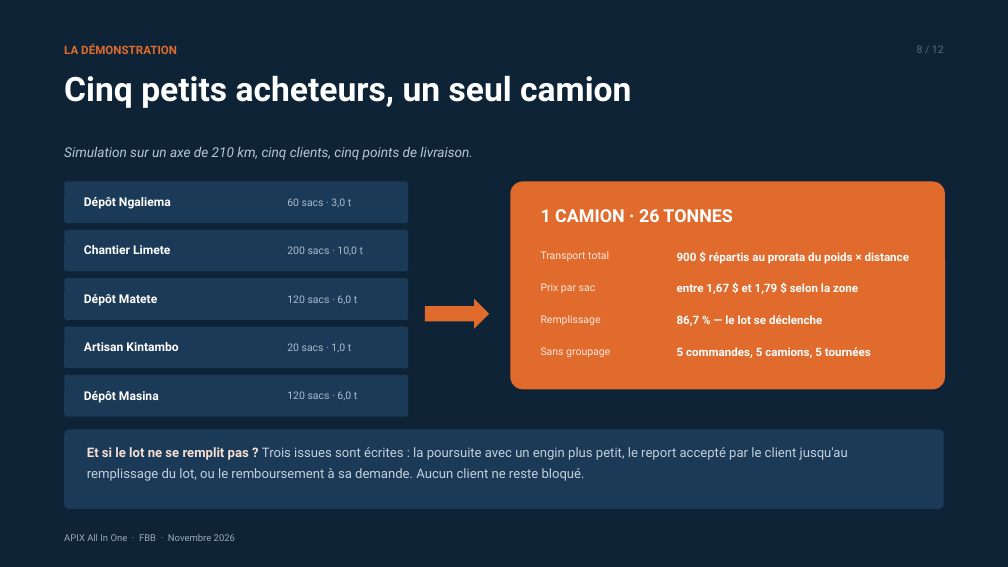
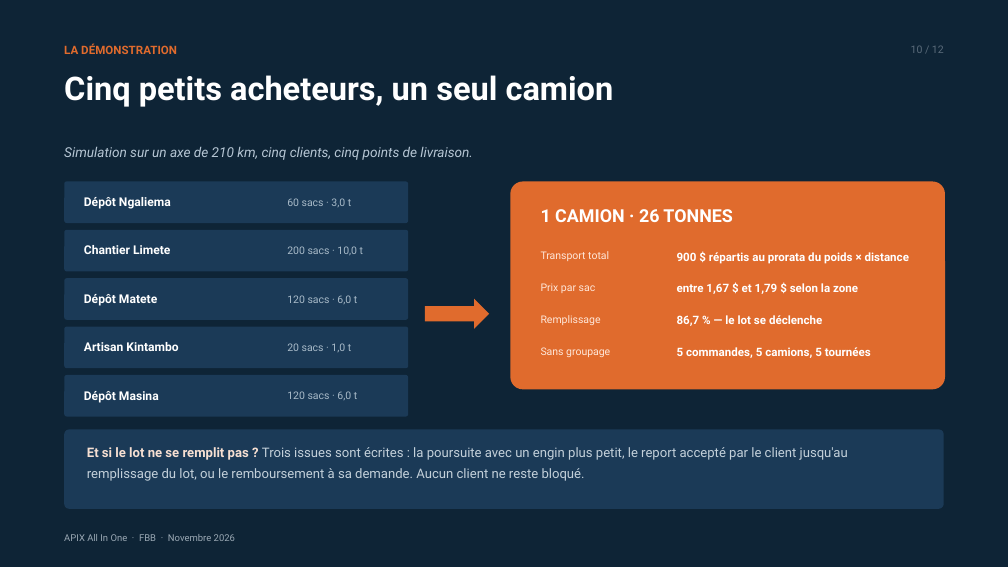
Before and after one commit to dilevembamu12/fbb-ppc-apix, a slide deck: slide 10 of dist/pptx/APIX-All-In-One-12-slides-PPC.pptx (slide 8 before the commit). Drawn at 1008x567 pixels with LibreOffice and Linux fonts; fonts in the diff are those of the drawing. Boxes give left, top, right and bottom in pixels: in the first picture for what was removed or moved away, otherwise in the second. Text is boxed around its words. In the diff, an @@ line names an element or a change of style, - is before the commit and + after.

Commit message:
Reecrit la version 12 diapositives au registre du dossier detaille
Structure retenue : les douleurs d'abord, le produit ensuite, puis la preuve et la souverainete.
1 Titre - 2 Le paiement est certifie, la marchandise non (+ 4 questions) - 3 Trois fuites qui coutent
4 Il n'achete pas une application, il achete une certitude - 5 La chaine de preuve en six jalons
6 Ubiquite et maquettes - 7 Le sequestre - 8 Quatre elements, un seul dossier
9 Du forfait au prix calcule (+ calculateur) - 10 Groupage - 11 Concurrence - 12 PPC garde la main et cinq decisions

Annexes A1 a A6 : modele economique, equipe, feuille de route, arbitrage du groupage, preuve et litige, socle technique.

```diff
--- a/dist/pptx/APIX-All-In-One-12-slides-PPC.pptx
+++ b/dist/pptx/APIX-All-In-One-12-slides-PPC.pptx
@@ text at <box>911,46,944,53</box>: text changed @@
-8 / 12
+10 / 12
@@ text "Cinq petits acheteurs, un seul ..." at <box>64,75,614,107</box>: size 32 to 31 pt; line spacing 1.03 to 1.04 @@
```
Also in this commit, not shown: 12 other slides changed, 5 slides added, 4 slides removed, 2 other files.
